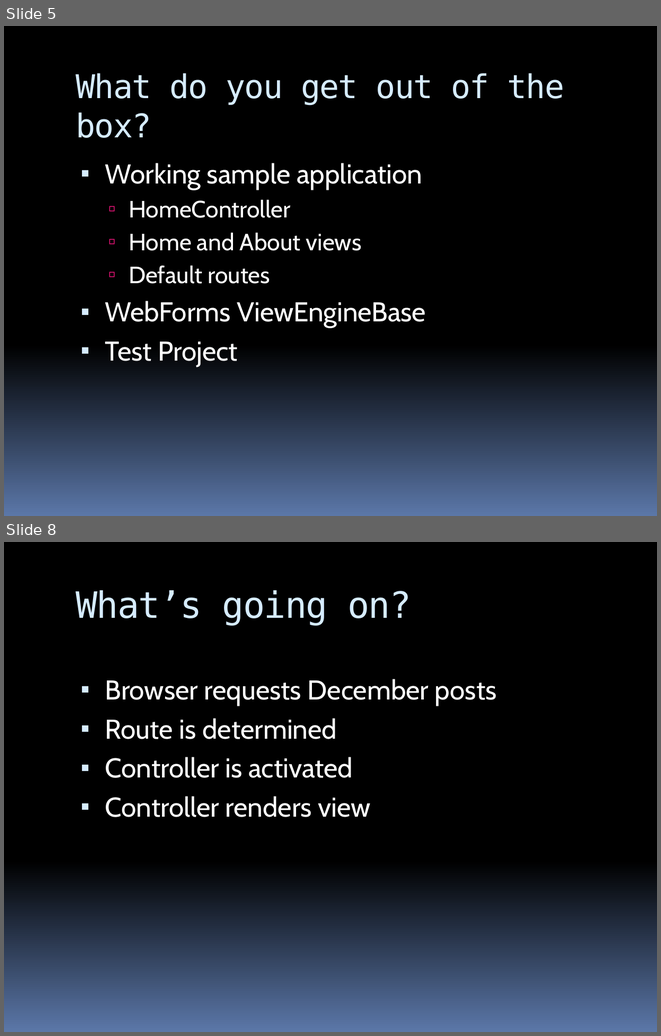
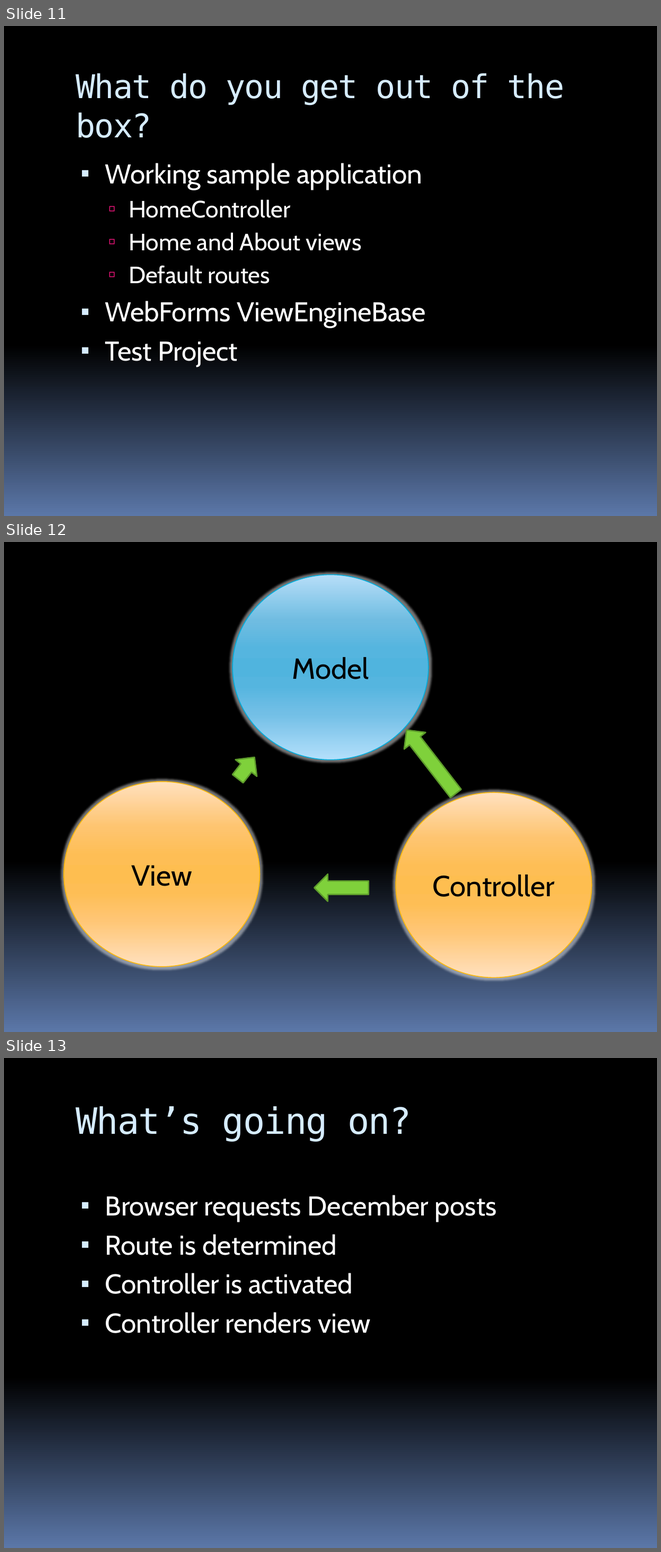
Before and after one commit to stevenharman/codeincubator, a slide deck: Samples/Getting-Started-With-MVC/Getting Started with MVC.pptx. Shown one above the other, each under a label of ours: slides 5 and 8 before the commit, slides 11, 12 and 13 after it; the slides between them are not shown. The pictures are 661x1036 and 661x1552 pixels, drawn with LibreOffice and Linux fonts; fonts in the diff are those of the drawing. Boxes give left, top, right and bottom in pixels: in the first picture for what was removed or moved away, otherwise in the second. Text is boxed around its words. In the diff, an @@ line names an element or a change of style, - is before the commit and + after.

Commit message:
Tests added for product controller. (Steve cleaned up the mocking part.) Slides adjusted, but not finished.

```diff
--- a/Samples/Getting-Started-With-MVC/Getting Started with MVC.pptx
+++ b/Samples/Getting-Started-With-MVC/Getting Started with MVC.pptx
@@ slide 12 added at (4,542,657,1032), background gradient #000000 to #5B77A8 @@
@@ ellipse added at (232,575,429,759), fill gradient #B7DFF8 to #70BCE2 to #55B5DF to #50B4DF to #72C0E7 to #B4DFFB, outline #00ADDC 0.94 pt, 32 pt, text #000000 @@
+Model
@@ down arrow added at (396,722,467,802), fill #7FD13B, outline #5E9B2C 1.5 pt @@
@@ down arrow added at (227,749,265,787), fill #7FD13B, outline #5E9B2C 1.5 pt @@
@@ ellipse added at (64,782,260,967), fill gradient #FFE1BF to #FEC570 to #FEBF55 to #FEBE51 to #FFC775, outline #FEB80A 0.94 pt, 32 pt, text #000000 @@
+View
@@ ellipse added at (396,792,592,977), fill gradient #FFE1BF to #FEC570 to #FEBF55 to #FEBE51 to #FFC775, outline #FEB80A 0.94 pt, 32 pt, text #000000 @@
+Controller
@@ down arrow added at (315,874,369,901), fill #7FD13B, outline #5E9B2C 1.5 pt @@
@@ what was slide 5 is now slide 11 @@
@@ what was slide 8 is now slide 13 @@
```
Also in this commit, not shown: 3 slides changed, 6 other slides added, 2 slides removed, 3 other files.
